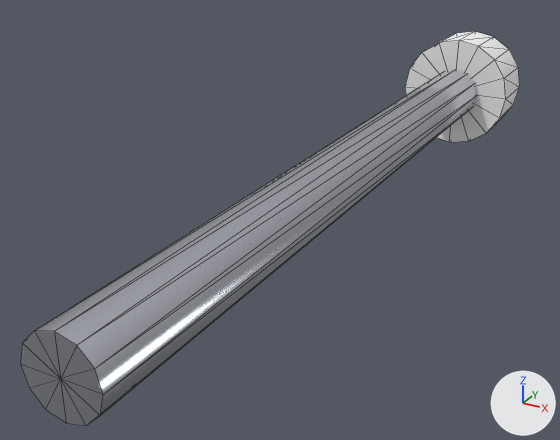
Renders of the glTF model app/src/main/assets/models/pp_plunger.glb from each side of a commit.
Rendered twice from a camera (50 mm lens) standing at (0.0458, -0.172, 0.0415) and looking at (-0.0084, -0.0735, -0.0077). Every picture has the same lights, and +X, +Y and +Z are marked at lower right. The picture after the commit comes second. Mesh edges are drawn as thin lines. Where no turn or scale is listed for an object, it has been applied to the vertices. Vertices at exactly the same position are counted once.

The first picture shows 'Rod', 'Tip'.
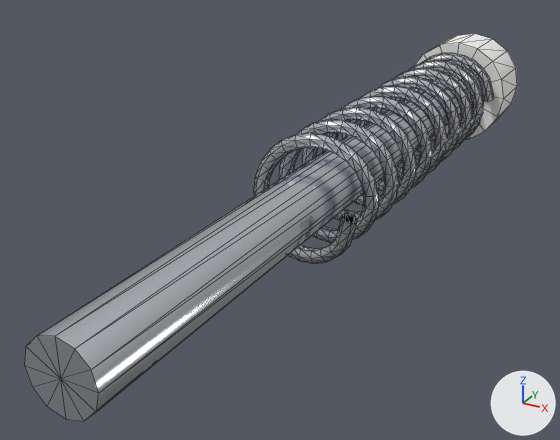
Location of each change, [x1, y1, x2, y2] in pixels of the pictures (560 x 440 px):
'Rod', rescaled: before [20, 69, 477, 426]; after [24, 73, 472, 421]
'Spring', added: after [253, 53, 494, 264]

What changed in the scene script:
```text
Add mat_chrome:
    mat_chrome = principled_material('Chrome')
    mat_chrome.base_color = (0.807, 0.831, 0.888)  # white #e8ebf2
    mat_chrome.metallic = 1.0
    mat_chrome.roughness = 0.14
Change me_mesh_1:
    used by ob_rod; location = (0.0, -0.07, 0.0)
    remove me_mesh_1.from_pydata(...)  # 28 vertices, 48 faces; spans x -0.005..0.005, y -0.06..0.06, z -0.005..0.005
    add me_mesh_1.from_pydata(...)  # 28 vertices, 48 faces; spans x -0.0045..0.0045, y -0.06..0.06, z -0.0045..0.0045
    me_mesh_1 part 1: the whole mesh is scaled about its middle by (0.9, 1, 0.9)
Add me_mesh_2:
    me_mesh_2.from_pydata(...)  # 1326 vertices, 2640 faces; spans x -0.0091..0.0091, y -0.0851..-0.0129, z -0.0091..0.0091
    me_mesh_2.materials.append(mat_chrome)  # white #e8ebf2
Add ob_spring:
    ob_spring = bpy.data.objects.new('Spring', me_mesh_2)
    ob_spring.location = (0.0, 0.0, 0.0)
```
